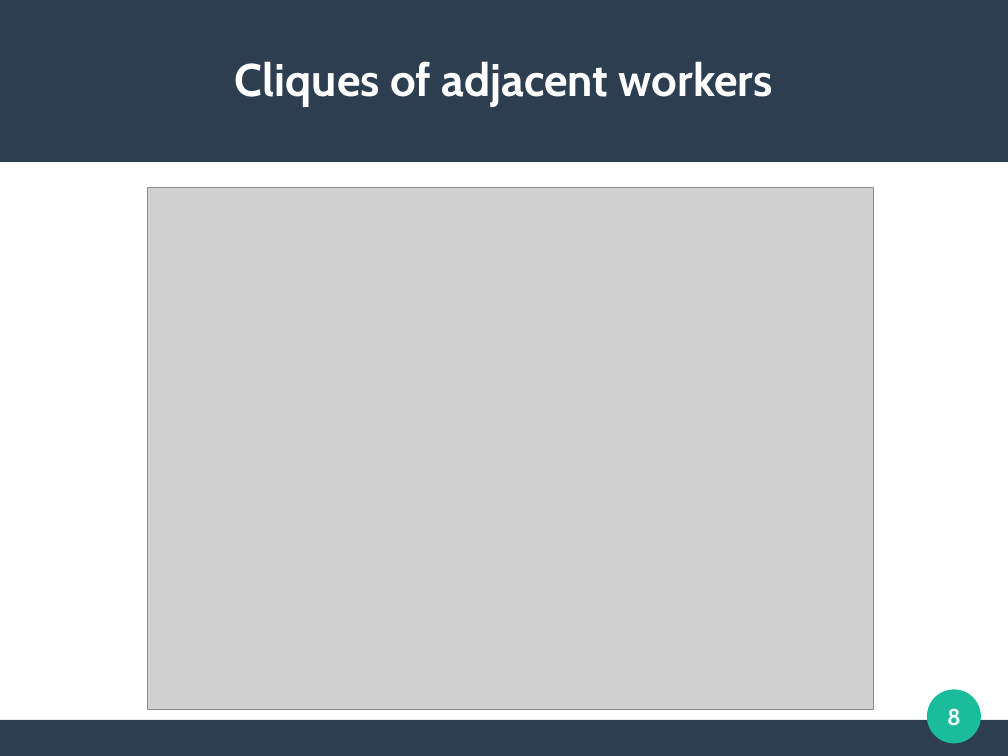
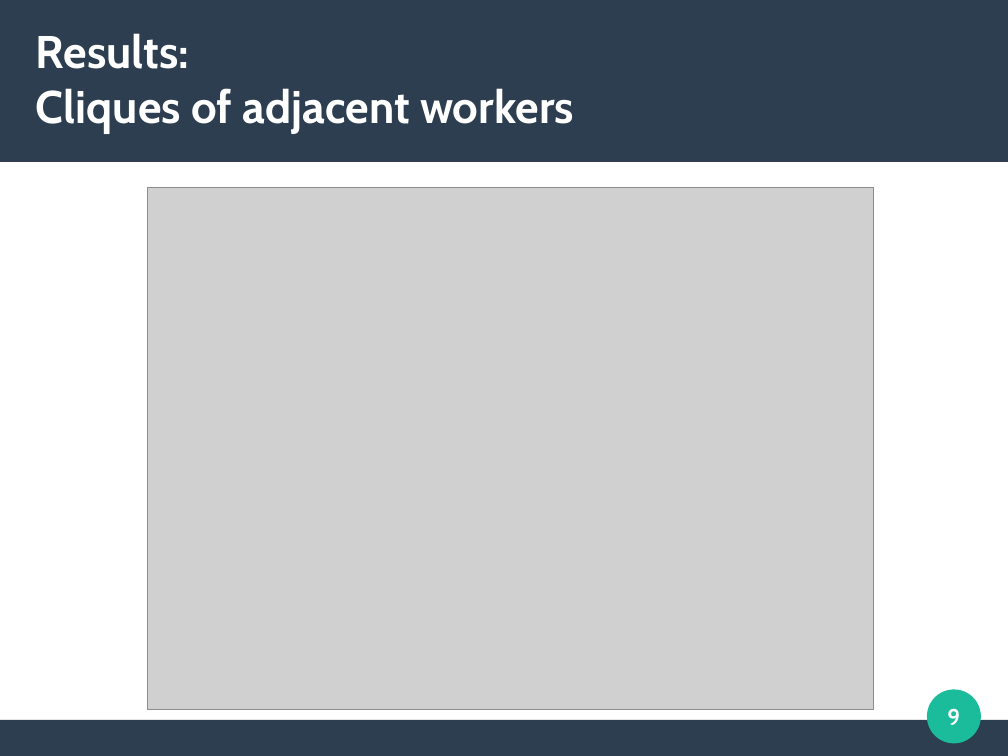
Before and after one commit to mbettinger/OT4-Lecture, a slide deck: slide 9 of Presentation - Verifiable Worker Set Selection - Copie.odp (slide 8 before the commit). Drawn at 1008x756 pixels with LibreOffice and Linux fonts; fonts in the diff are those of the drawing; grey boxes stand for pictures. Boxes give left, top, right and bottom in pixels: in the first picture for what was removed or moved away, otherwise in the second. Text is boxed around its words. In the diff, an @@ line names an element or a change of style, - is before the commit and + after.

```diff
--- a/Presentation - Verifiable Worker Set Selection - Copie.odp
+++ b/Presentation - Verifiable Worker Set Selection - Copie.odp
@@ title at bbox=[36, 33, 574, 134]: text changed @@
-Cliques of adjacent workers
+Results:
+Cliques of adjacent workers
@@ page number at bbox=[947, 708, 960, 725]: text changed @@
-8
+9
```
Also in this commit, not shown: 5 other slides changed, 3 slides added, 2 slides removed, 16 other files.
